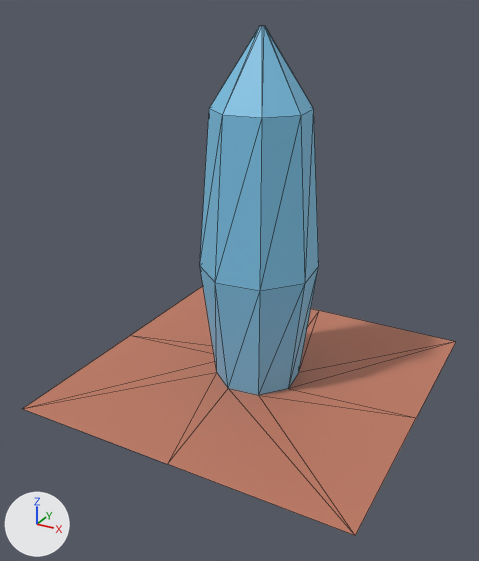
An edit to the glTF model public/Modells/kek.glb, drawn before and after from the same camera.
The view is the same before and after, from a 50 mm lens placed at (1.63, -3.2, 2.2), pointed at (-0.03, -0.18, 0.69). Lighting does not change. The marker at lower left points along +X, +Y and +Z. The older version comes first. Mesh edges are drawn as thin lines. Vertices at exactly the same position are counted once.
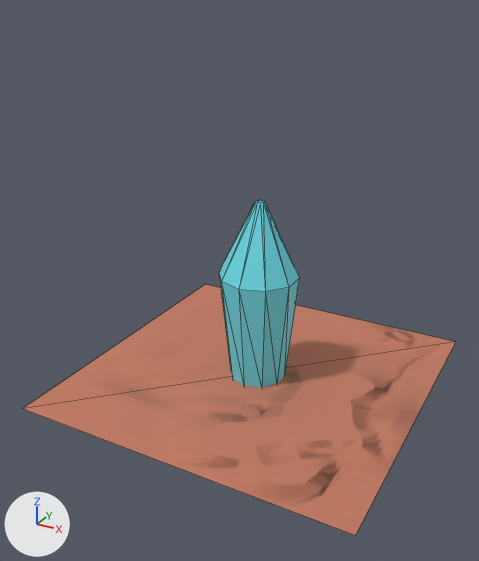
What differs and where, as boxes [x1, y1, x2, y2] in the pictures (479 x 561 px):
'Plane', recoloured, reshaped (51% shorter)
    before: [23, 26, 456, 535]
    after: [23, 284, 456, 535]
'Cylinder', added (cyan)
    after: [219, 200, 300, 387]

The change, as a diff of the scene's bpy script:
```diff
--- a/public/Modells/kek.glb.py
+++ b/public/Modells/kek.glb.py
@@ img_rockthree @@
+img_rockthree = load_image('RockThree', '_unpacked/RockThree', 512, 512, 'Non-Color')
@@ mat_material_003 @@
 mat_material_003 = principled_material('Material.003')
-mat_material_003.base_color = (0.533, 0.195, 0.122)  # orange #c17a62
+mat_material_003.base_color = (0.148, 0.711, 0.8)  # cyan #6bdbe7
@@ mat_material_001 @@
+mat_material_001 = bpy.data.materials.new('Material.001')
+# colours: orange #c17a62
+# uses the picture img_rockthree
@@ me_plane_001 @@
 # used by ob_plane; location = (0.0, 0.0, 0.0)
-me_plane_001.from_pydata(...)  # 41 vertices, 72 faces; spans x -1.0..1.0, y -1.0..1.0, z 0.0..2.03
-me_plane_001.materials.append(mat_material_003)  # orange #c17a62
-me_plane_001.materials.append(mat_material_004)  # blue #7bc3e7
+me_plane_001.from_pydata(...)  # 4 vertices, 2 faces; spans x -1.0..1.0, y -1.0..1.0, z 0.0
+# me_plane_001 part 1
+# 37 vertices are removed from x -1.0..1.0, y -1.0..1.0, z 0.0..2.03
+# 72 faces are deleted
+# 2 new faces join them
+me_plane_001.materials.append(mat_material_001)
@@ me_cylinder_002 @@
+me_cylinder_002.from_pydata(...)  # 30 vertices, 56 faces; spans x -0.228..0.228, y -0.24..0.24, z -0.015..1.11
+me_cylinder_002.materials.append(mat_material_003)  # cyan #6bdbe7
@@ ob_cylinder @@
+ob_cylinder = bpy.data.objects.new('Cylinder', me_cylinder_002)
+ob_cylinder.location = (0.0, 0.0, 0.0)
```
